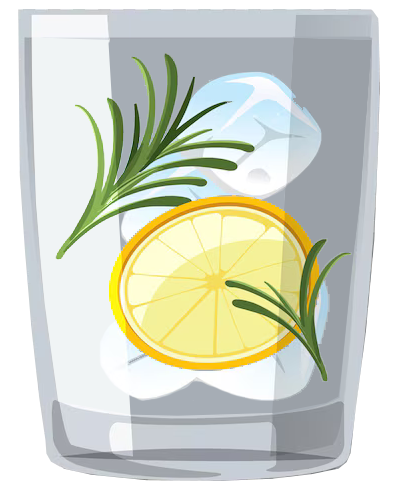
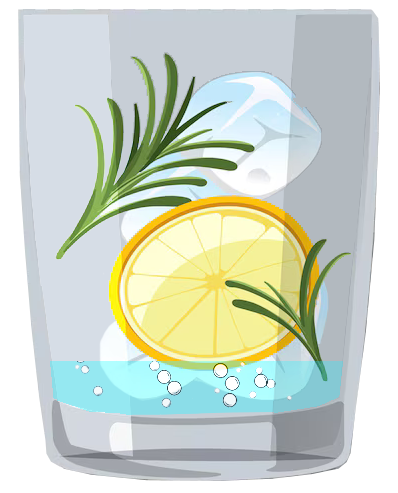
The second 398x493 image is a revision of the first. Changes to its layers:
added group "Group 1" with 11 layers above "Layer 1" over (30, 34, 372, 416)
added layer "Layer 7" (82%) in group "Group 1" over (48, 52, 338, 416)
added layer "10" (hard light) in group "Group 1" over (50, 361, 343, 415)
hid "full" (2nd of 2), moved it above "0" over (23, 14, 372, 417)
showed "0", painted on it over (23, 14, 372, 417)
